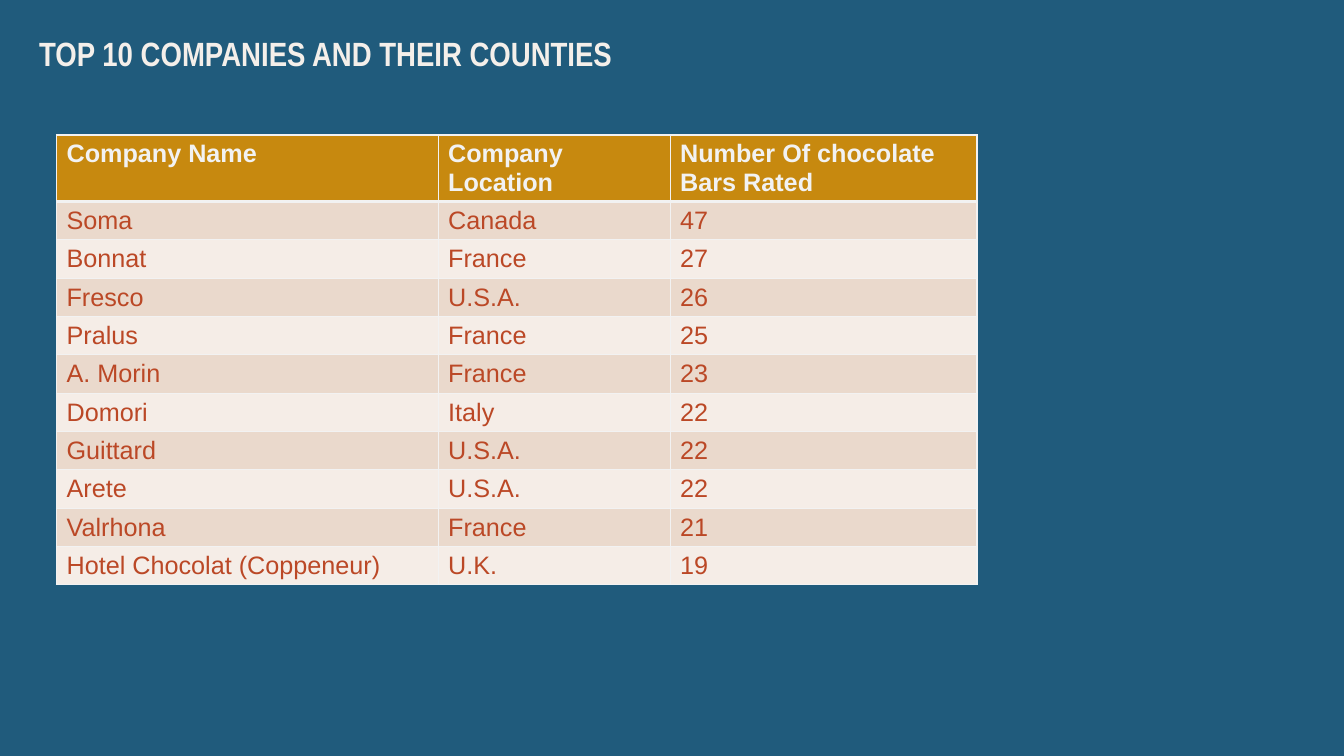
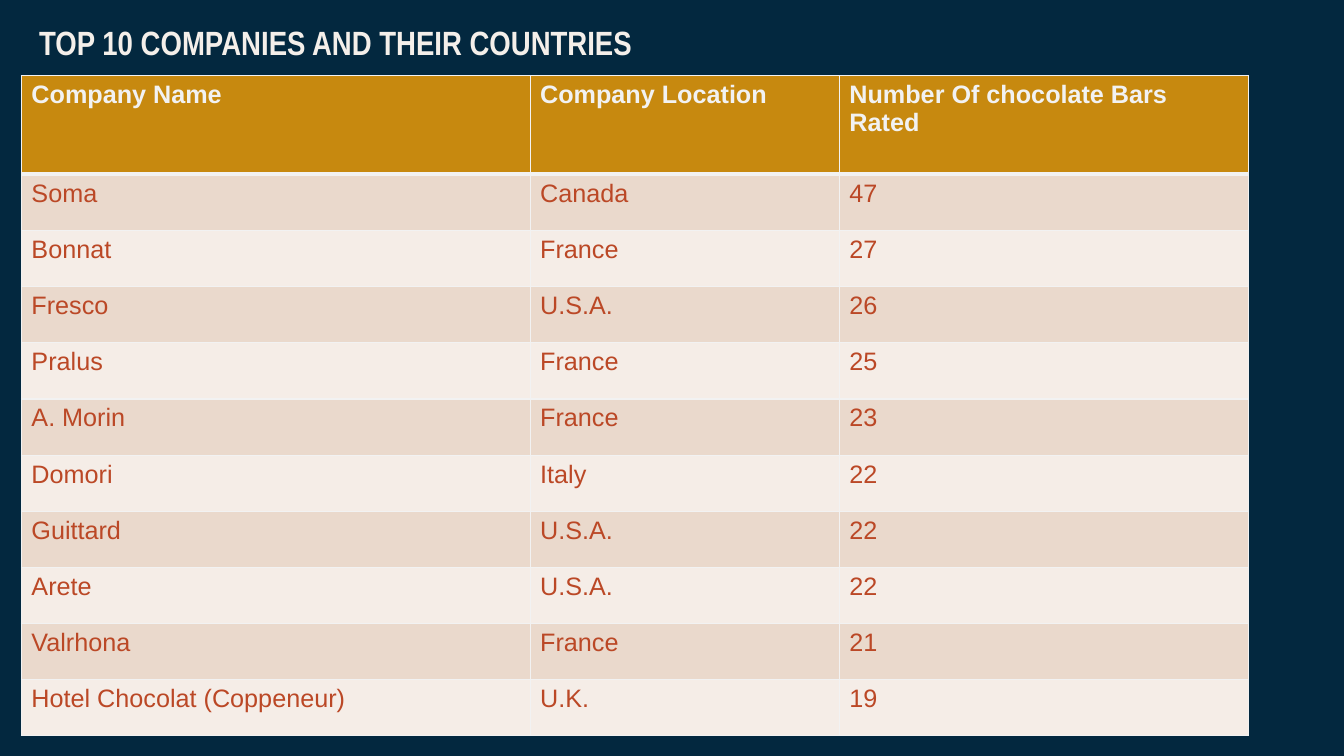
Before and after one commit to Daksam/Group-1-EDA-project, a slide deck: slide 14 of Group 1 EDA Project DIGICAP.pptx. Drawn at 1344x756 pixels with LibreOffice and Linux fonts; fonts in the diff are those of the drawing. Boxes give left, top, right and bottom in pixels: in the first picture for what was removed or moved away, otherwise in the second. Text is boxed around its words. In the diff, an @@ line names an element or a change of style, - is before the commit and + after.

```diff
--- a/Group 1 EDA Project DIGICAP.pptx
+++ b/Group 1 EDA Project DIGICAP.pptx
@@ background #205B7C to #02283F @@
@@ title at (39,31,632,56): text changed @@
-TOP 10 COMPANIES AND THEIR COUNTIES
+TOP 10 COMPANIES AND THEIR COUNTRIES
@@ table: place and size @@
-table at (56,135,977,622)
+table at (21,76,1249,736)
```
Also in this commit, not shown: 13 other slides changed, 1 slide added.
